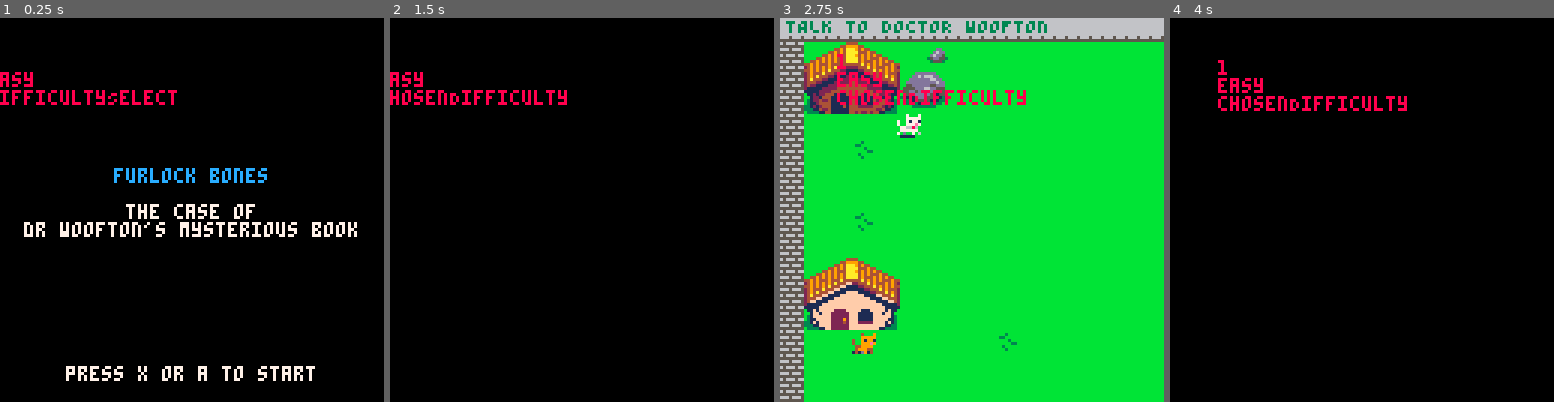
Above: before the commit, frames 1-4 (left to right).
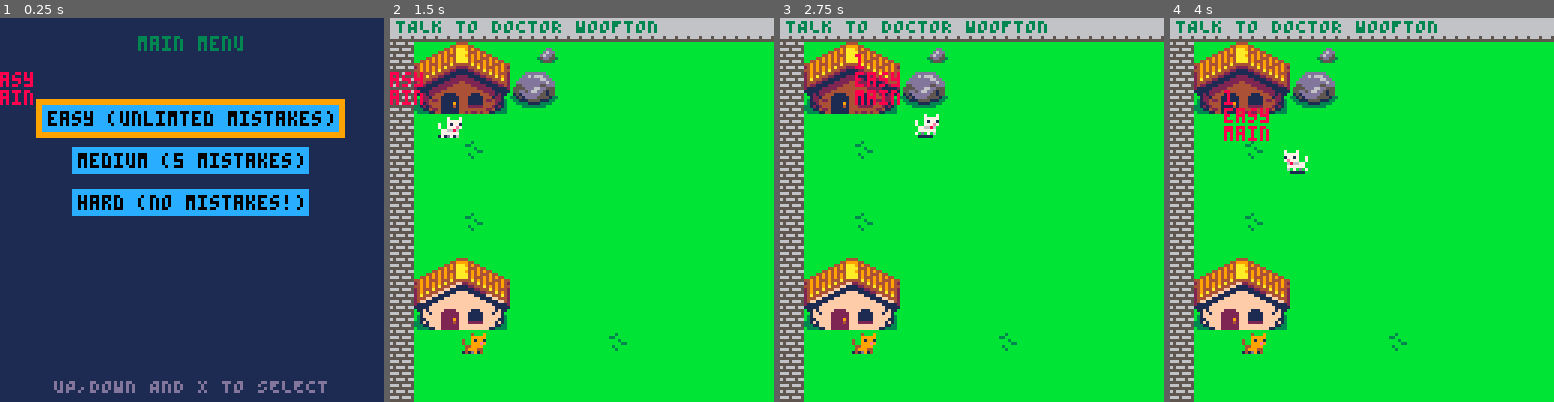
Above: after the commit, the same moments.

Repository: Mackeriah/FurlockBones-game
Game: PICO-8 cartridge furlock bones.p8
Two runs of this game, one before a commit and one after it. Both use one fixed random seed, a clock stepped at 60 frames per second and the inputs below.
Inputs:
- Up to frame 1 (0.25 s): no input
- Up to frame 2 (1.5 s): tap X (X key) at 0.33, 1.07 s; tap O (Z key) at 0.7 s
- Up to frame 3 (2.75 s): hold Right 1.6-2.1 s; tap O (Z key) at 1.7, 2.1, 2.5 s; tap X (X key) at 1.85 s; hold Up 2.15-2.42 s; hold Right from 2.47 s (still down)
- Up to frame 4 (4 s): tap O (Z key) at 2.9, 3.3, 3.7 s; tap X (X key) at 2.97 s; release Right at 3.03 s; hold Left 3.08-3.58 s; hold Down 3.63-3.97 s

The runs differ from the first frame. In frame 1, 96% of the frame differs, in the area x 0-100%, y 0-100%; in frame 2, 100%; in frame 3, 1.7%; in frame 4, 100%.

Commit message:
working on menu

Diff:
--- a/furlock bones.p8
+++ b/furlock bones.p8
@@ -28,13 +28,12 @@
 	create_signs()
 	init_conversation()
 	init_wordgame()
+	init_menu()
 	poke(0x5f5c, 255) -- this means a held button (btnp) only registers once
 	init_objective()
 	lost_animals()
 	shakeAmount = 0
-	wordgame.pagesCollected = true
 	--objective.current = "TAKE THE PAGES TO WOOFTON"	-- TESTING ONLY
-	--owlBookState = "going upstairs"
 	leaves = {} -- used to store leaves, obvs
 	pages = {}
 	leafCount = 0
@@ -66,18 +65,24 @@
 			foreach(pages, page_physics)
 		end
 		if wordgame.pagesCollected == true then	wordgame_display_on_button_press() end
-	else -- if on menu then start game
+	else -- display menu options
+		menu_difficulty_select()
 		if (btnp(❎)) or (btnp(🅾️)) then activeGame = true end
 	end
 end
 
 function _draw()
 	cls()
-	if activeGame == false then draw_menu() else draw_game() end
+	if activeGame == false then
+		--draw_menu()
+		menu_draw_difficulty_selection()
+	else
+		draw_game()
+	end
 	-- player.x-20,player.y-20,8
-	print(wordgame.selectedDifficulty,player.x-20,player.y-20,8)
-	print(wordgame.chosenDifficulty)
-	print(wordgame.state)
+	print(menu.selection,player.x-20,player.y-20,8)
+	print(menu.chosenDifficulty)
+	print(menu.state)
 
 end
 
@@ -93,16 +98,95 @@
 	print_centered("press x or a to start", height, 7)
 end
 
+function init_menu()
+	menu = {}
+	menu.main = {"start game","select difficulty","view credits",}
+	menu.difficulty = {"easy (unlimted mistakes)","medium (5 mistakes)","hard (no mistakes!)",} -- difficulty options
+	menu.credits = {} -- view credits
+	menu.chosenDifficulty = "easy"
+	menu.selection = 1
+	menu.state = "main" --[[ main, difficulty, credits]]
+end
+
+function menu_difficulty_select()
+	if menu.state == "difficulty" then
+		if menu.selection == 1 then
+			menu.chosenDifficulty = "easy"
+		elseif menu.selection == 2 then
+			menu.chosenDifficulty = "medium"
+		elseif menu.selection == 3 then
+			menu.chosenDifficulty = "hard"
+		end
+	end
+end
+
+function menu_draw_difficulty_selection()
+	rectfill(0, 0, 127, 127, 1) -- background colour
+	if menu.state == "difficulty" then
+		print_centered("select a difficulty", 6, 3)
+	elseif menu.state == "main" then
+		print_centered("main menu", 6, 3)
+	end
+	print_centered("UP,DOWN AND X TO SELECT", 120, 13)
+
+	-- let user pick a question and mark as answered
+	if (btnp(❎)) then
+		menu.state = "chosenDifficulty"
+	end
+
+	-- determine longest text
+	local maxTextWidth = 0
+	for i=1, #menu.difficulty do -- the # gets array length
+		if #menu.difficulty[i] > maxTextWidth then -- loop through array and find longest text element
+			maxTextWidth = #menu.difficulty[i] -- set max width to longest element so box wide enough
+		end
+	end
+
+	-- question text box horizontal location
+	local textbox_xx = camera_x + 64 - maxTextWidth *2 -1 -- -1 for border and centred
+	-- question text box vertical location
+	local textbox_yy = camera_y + 22 -- first question starts here
+	local textbox_width2 = textbox_xx+(maxTextWidth*4)  -- *4 to account for character width
+	local textbox_height2 = textbox_yy + 6 -- *6 for character height
+
+	-- loop through questions, create box for each and add text
+	for i=1, #menu.difficulty do
+		local txt = menu.difficulty[i]
+		local tx = camera_x + 64 - #txt * 2 -- centre text based on length of string txt
+		local ty = textbox_yy - 5 +(i*14) -- padding for top of box but as loop starts at 1 we subtract 5
+
+		-- selected question outer border
+		if menu.selection == i then rectfill(tx-4,ty-4,tx+#txt*4+2,ty+6+2,9) end
+
+		-- inner question box
+		if wordgame.answered[i] == true then
+			rectfill(tx-2,ty-2,tx+#txt*4,ty+6,11) -- colour box green if already answered
+		else
+			rectfill(tx-2,ty-2,tx+#txt*4,ty+6,12)
+		end
+		print(txt, tx, ty, 0) -- display question text
+	end
+
+	-- use up and down to select a question unless already correctly answered
+	if (btnp(3)) then -- 3 is down button and loop back to top
+		if menu.selection > #menu.difficulty-1 then
+			menu.selection = 1
+		else menu.selection += 1 end
+	end
+	if (btnp(2)) then -- 2 is up button and loop back to bottom
+		if menu.selection == 1 then
+			menu.selection = #menu.difficulty
+		else menu.selection -= 1 end
+	end
+end
+
 function draw_game()
 	if wordgame.displayed == true then
 		camera_x, camera_y = 0,0
 		camera(camera_x,camera_y) --0,0 as I draw wordgame in top left
 		wordgame_prepare_chosen_question()
-		wordgame_difficulty_select()
-
-		if wordgame.state == "difficultySelect" then
-			wordgame_draw_difficulty_selection()
-		elseif wordgame.state == "questionList" then
+		menu_difficulty_select()
+		if wordgame.state == "questionList" then
 			wordgame_draw_questions()
 		elseif wordgame.state == "chosenQuestion" then
 			wordgame_draw_chosen_question_and_answers()
@@ -407,37 +491,16 @@
 -- word game functions
 function init_wordgame()
 	wordgame = {} -- empty array to store multiple strings
-	wordgame.difficulty = {} -- stores the choice of difficulty
-	wordgame.chosenDifficulty = "easy"
 	wordgame.allQuestions = {} -- stores list of all questions	(1-4 currently)
 	wordgame.answered = {false, false, false, false} -- store when each question answered
 	wordgame.answers = {} -- empty array to store answer strings
 	wordgame.pagesCollected = false -- flag to check if player has collected all pages
 	wordgame.selectedQuestion = 1
-	wordgame.selectedDifficulty = 1
 	wordgame.selectedAnswer = 1
-	wordgame.state = "difficultySelect" --[[ difficultySelect, questionList, chosenQuestion, completed]]
+	wordgame.state = "questionList" --[[questionList, chosenQuestion, completed]]
 	wordgame.displayed = false -- flag to check if displayed on screen or not
 	wordgame.completed = false
 	wordgame.correct = "empty"
-end
-
-function wordgame_difficulty_select()
-
-	wordgame.difficulty =
-		({"easy (unlimted wrong guesses)",
-		"medium (5 wrong guesses)",
-		"hard (no wrong guesses!)",})
-
-	if wordgame.state == "difficultySelect" then
-		if wordgame.selectedDifficulty == 1 then
-			wordgame.chosenDifficulty = "easy"
-		elseif wordgame.selectedDifficulty == 2 then
-			wordgame.chosenDifficulty = "medium"
-		elseif wordgame.selectedDifficulty == 3 then
-			wordgame.chosenDifficulty = "hard"
-		end
-	end
 end
 
 function wordgame_prepare_chosen_question()
@@ -490,69 +553,6 @@
 		wordgame.displayed = false
 		camera_x = tmp_camera_x -- return camera to previous position
 		camera_y = tmp_camera_y
-	end
-end
-
-function wordgame_draw_difficulty_selection()
-	rectfill(0, 0, 127, 127, 7) -- background colour
-	print_centered("pick a difficulty mate", 6, 3)
-	print_centered("UP,DOWN AND X TO SELECT", 120, 13)
-
-	-- let user pick a question and mark as answered
-	if (btnp(❎)) then
-		wordgame.state = "chosenDifficulty"
-	end
-
-	-- determine longest text
-	local maxTextWidth = 0
-	for i=1, #wordgame.difficulty do -- the # gets array length
-		if #wordgame.difficulty[i] > maxTextWidth then -- loop through array and find longest text element
-			maxTextWidth = #wordgame.difficulty[i] -- set max width to longest element so box wide enough
-		end
-	end
-
-	-- question text box horizontal location
-	local textbox_xx = camera_x + 64 - maxTextWidth *2 -1 -- -1 for border and centred
-	-- question text box vertical location
-	local textbox_yy = camera_y + 22 -- first question starts here
-	local textbox_width2 = textbox_xx+(maxTextWidth*4)  -- *4 to account for character width
-	local textbox_height2 = textbox_yy + 6 -- *6 for character height
-
-	-- loop through questions, create box for each and add text
-	for i=1, #wordgame.difficulty do
-		local txt = wordgame.difficulty[i]
-		local tx = camera_x + 64 - #txt * 2 -- centre text based on length of string txt
-		local ty = textbox_yy - 5 +(i*14) -- padding for top of box but as loop starts at 1 we subtract 5
-
-		-- selected question outer border
-		if wordgame.selectedDifficulty == i then rectfill(tx-4,ty-4,tx+#txt*4+2,ty+6+2,8) end
-
-		-- inner question box
-		if wordgame.answered[i] == true then
-			rectfill(tx-2,ty-2,tx+#txt*4,ty+6,11) -- colour box green if already answered
-		else
-			rectfill(tx-2,ty-2,tx+#txt*4,ty+6,12)
-		end
-		print(txt, tx, ty, 0) -- display question text
-	end
-
-	-- use up and down to select a question unless already correctly answered
-	if (btnp(3)) then -- 3 is down button and loop back to top
-		if wordgame.selectedDifficulty > #wordgame.difficulty-1 then
-			wordgame.selectedDifficulty = 1
-		else wordgame.selectedDifficulty += 1 end
-	end
-	if (btnp(2)) then -- 2 is up button and loop back to bottom
-		if wordgame.selectedDifficulty == 1 then
-			wordgame.selectedDifficulty = #wordgame.difficulty
-		else wordgame.selectedDifficulty -= 1 end
-	end
-
-	if wordgame.answered[1] == true
-		and wordgame.answered[2] == true
-		and wordgame.answered[3] == true
-		and wordgame.answered[4] == true then
-			wordgame.completed = true
 	end
 end
 
